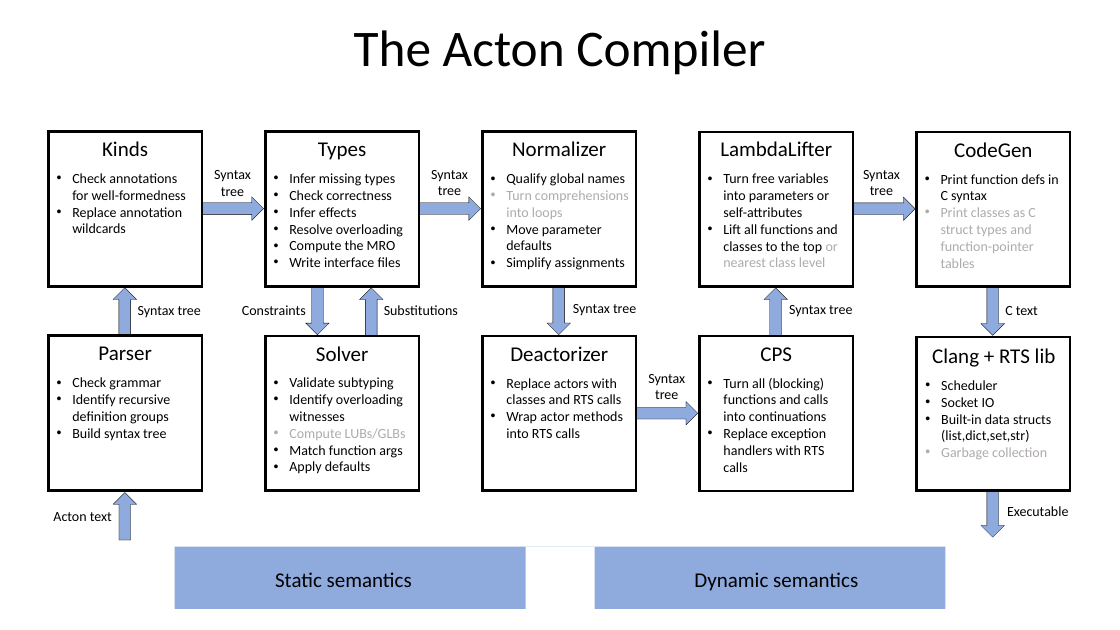
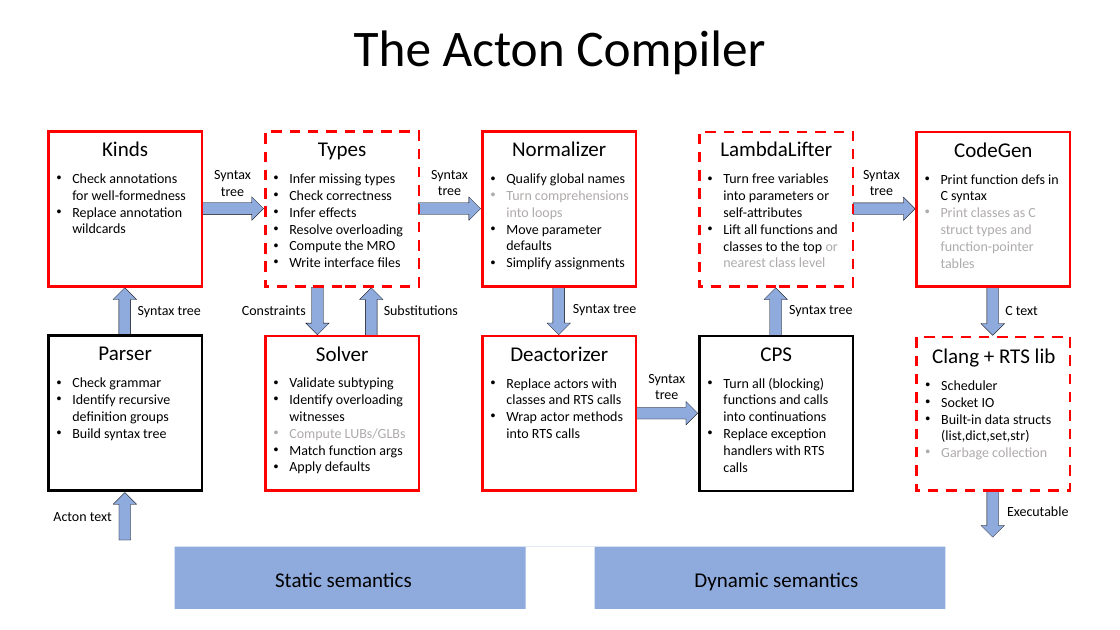
Before and after one commit to actonlang/acton, a slide deck: slide 1 of ActonCompiler.pptx. Drawn at 1120x630 pixels with LibreOffice and Linux fonts; fonts in the diff are those of the drawing. Boxes give left, top, right and bottom in pixels: in the first picture for what was removed or moved away, otherwise in the second. Text is boxed around its words. In the diff, an @@ line names an element or a change of style, - is before the commit and + after.

```diff
--- a/ActonCompiler.pptx
+++ b/ActonCompiler.pptx
@@ outline #000000 2.25 pt to #FF0000 2.25 pt in 5 elements at [48, 132, 202, 287], [482, 132, 636, 287], [266, 336, 419, 491], [482, 336, 636, 491], [917, 132, 1070, 287] @@
@@ outline #000000 2.25 pt to #FF0000 2.25 pt dashed in 3 elements at [266, 132, 419, 287], [700, 132, 854, 287], [917, 337, 1070, 491] @@
```
Also in this commit, not shown: 7 other files.
